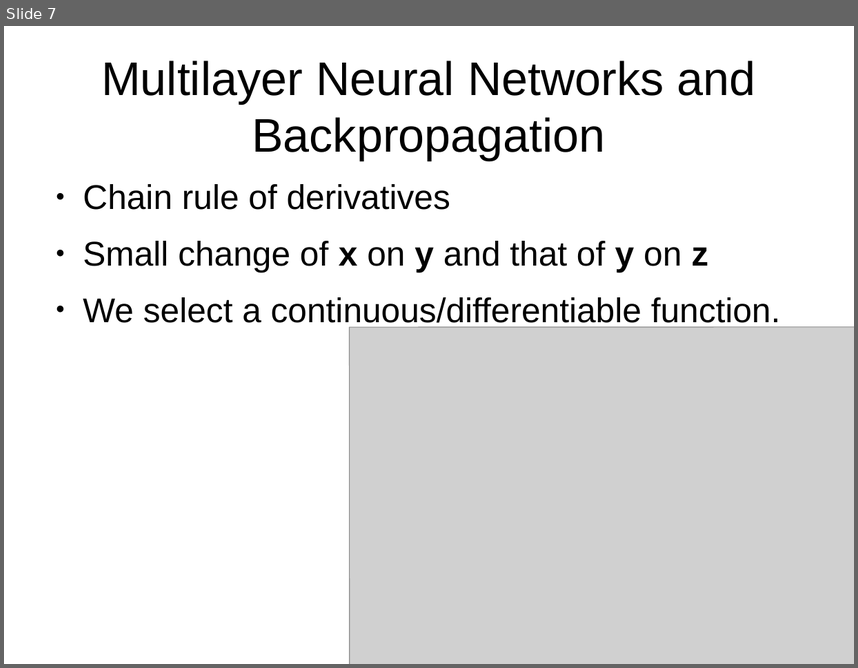
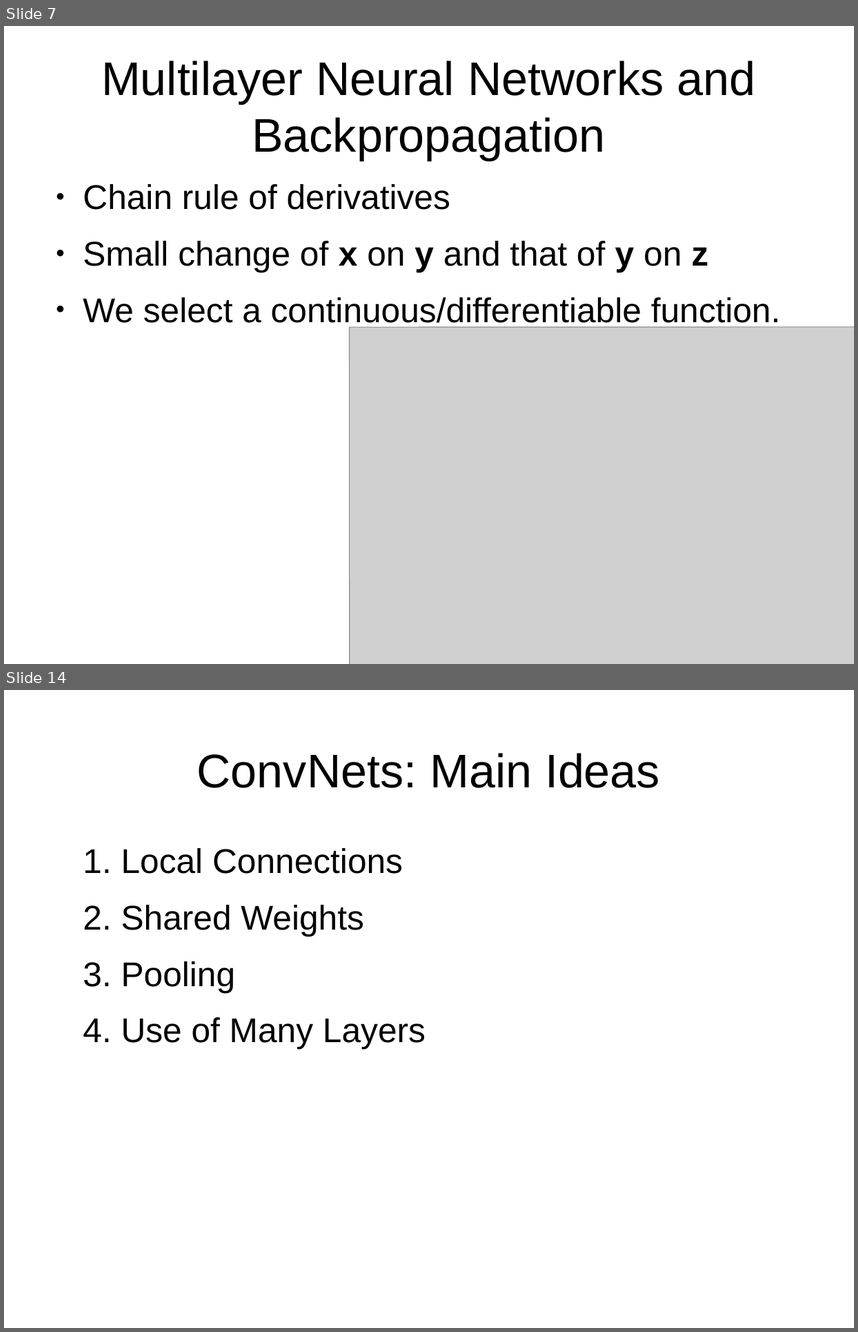
Before and after one commit to amsully/binds_lab, a slide deck: notes/DeepLearningReview_Nature/deep_learning_review.odp. Shown one above the other, each under a label of ours: slide 7 before the commit, slides 7 and 14 after it; the slides between them are not shown. The pictures are 858x668 and 858x1332 pixels, drawn with LibreOffice and Linux fonts; fonts in the diff are those of the drawing; grey boxes stand for pictures. Boxes give left, top, right and bottom in pixels: in the first picture for what was removed or moved away, otherwise in the second. Text is boxed around its words. In the diff, an @@ line names an element or a change of style, - is before the commit and + after.

```diff
--- a/notes/DeepLearningReview_Nature/deep_learning_review.odp
+++ b/notes/DeepLearningReview_Nature/deep_learning_review.odp
@@ slide 14 added at bbox=[4, 690, 854, 1328], background #FFFFFF @@
@@ title added at bbox=[197, 753, 660, 788], 44 pt, text #000000 @@
+ConvNets: Main Ideas
@@ text added at bbox=[83, 848, 426, 1049], 32 pt, text #000000 @@
+1. Local Connections
+2. Shared Weights
+3. Pooling
+4. Use of Many Layers
```
Also in this commit, not shown: 1 slide changed, 11 other slides added, 1 other file.
